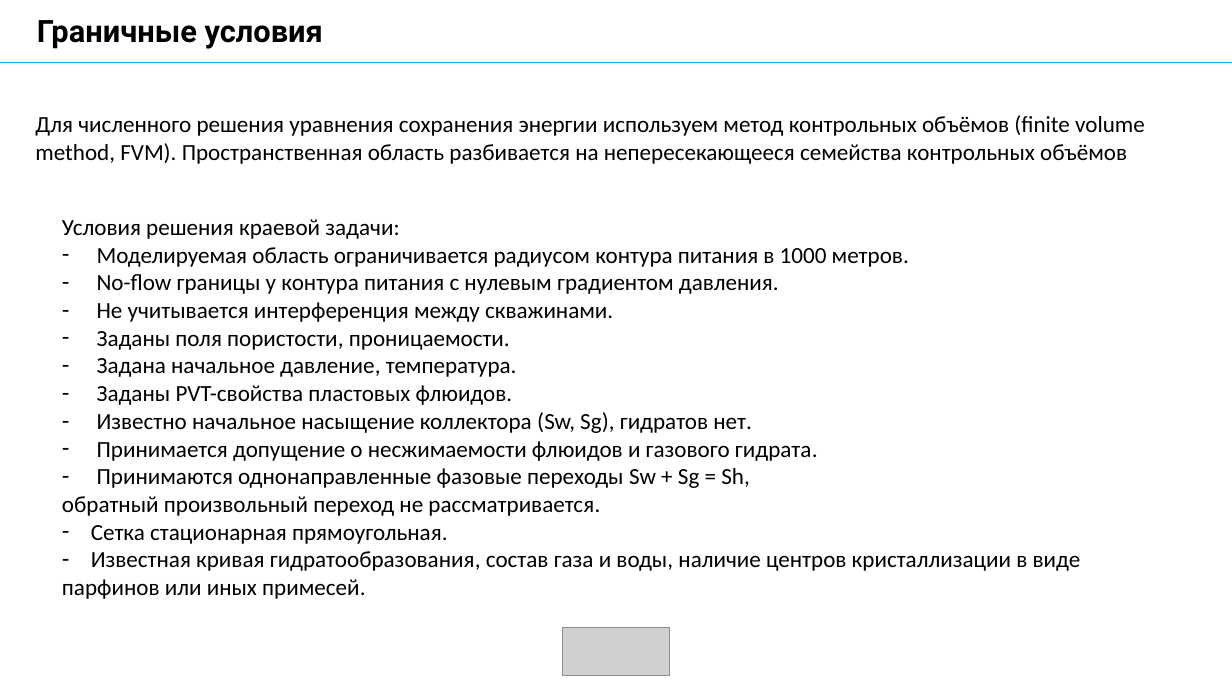
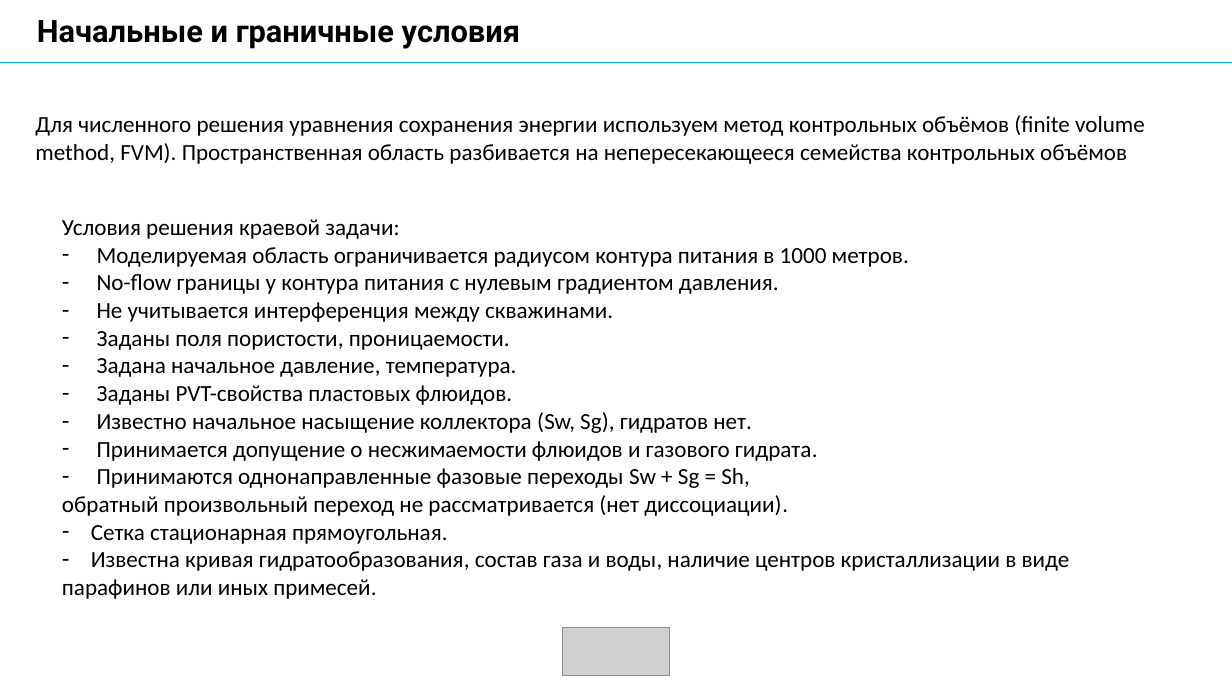
Before and after one commit to AlxndrKlbk/PhD_scriptorium, a slide deck: slide 18 of my_articles/3_course/автореферат/Kolbeko_AB.pptx (slide 13 before the commit). Drawn at 1232x693 pixels with LibreOffice and Linux fonts; fonts in the diff are those of the drawing; grey boxes stand for pictures. Boxes give left, top, right and bottom in pixels: in the first picture for what was removed or moved away, otherwise in the second. Text is boxed around its words. In the diff, an @@ line names an element or a change of style, - is before the commit and + after.

```diff
--- a/my_articles/3_course/автореферат/Kolbeko_AB.pptx
+++ b/my_articles/3_course/автореферат/Kolbeko_AB.pptx
@@ text at bbox=[37, 20, 520, 49]: text changed @@
-Граничные условия
+Начальные и граничные условия
@@ text at bbox=[62, 495, 788, 516]: text changed @@
-обратный произвольный переход не рассматривается.
+обратный произвольный переход не рассматривается (нет диссоциации).
@@ text at bbox=[62, 551, 1070, 599]: text changed @@
-– Известная кривая гидратообразования, состав газа и воды, наличие центров кристаллизации в виде
-парфинов или иных примесей.
+– Известна кривая гидратообразования, состав газа и воды, наличие центров кристаллизации в виде
+парафинов или иных примесей.
```
Also in this commit, not shown: 9 other slides changed, 7 slides added, 2 slides removed, 3 other files.
